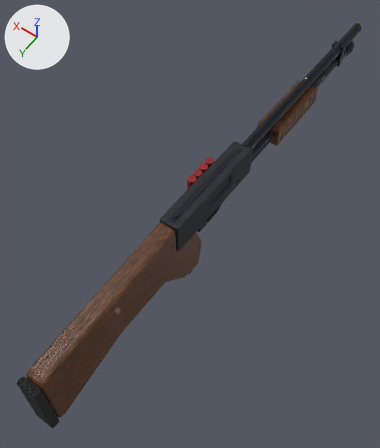
A saved change to the glTF model assets/models/gun_pump.glb.
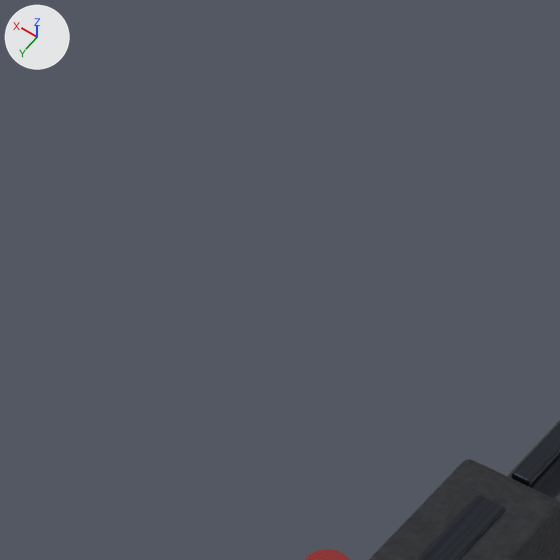
Each version is shown whole from a 50 mm lens placed at (-0.368, 0.539, 0.841), pointed at (0.01, 0.01, 0.009), then close up on the part from 40% to 66% of the width and 13% to 36% of the height. Arrows for +X, +Y and +Z are at upper left; the lights stay in place. The last two pictures show the newer version. The close-ups show mesh edges as thin lines. Where no turn or scale is listed for an object, it has been applied to the vertices.

In view in the first close-up: 'gun_pump'.
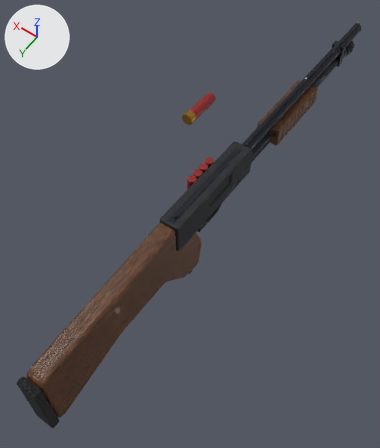
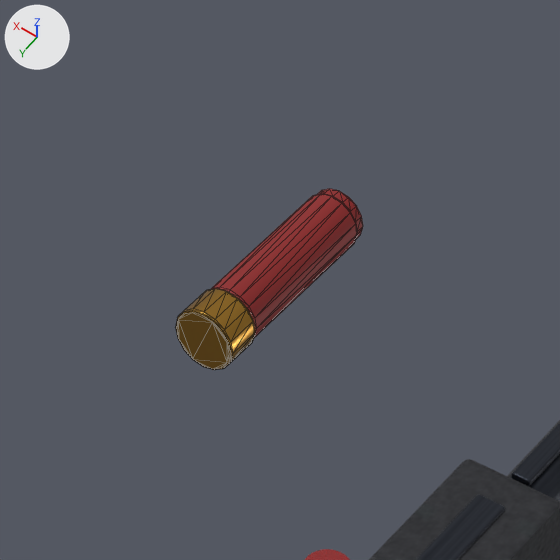
Diff of the bpy script that builds the scene:
```diff
--- a/assets/models/gun_pump.glb.py
+++ b/assets/models/gun_pump.glb.py
@@ me_cylinder_015 @@
+me_cylinder_015.from_pydata(...)  # 224 vertices, 436 faces; spans x -0.0098..0.0098, y -0.035..0.032, z -0.0098..0.0098
+# faces by material slot: [248, 188]
+me_cylinder_015.materials.append(mat_gun_shell)  # red #8c1a1a
+me_cylinder_015.materials.append(mat_gun_brass)  # orange #b8893a
@@ ob_x_shell @@
+ob_x_shell = bpy.data.objects.new('x_shell', me_cylinder_015)
+ob_x_shell.location = (0.0, 0.0, 0.3)
```

Location of each change, (x1, y1, x2, y2) in pixels of the close-ups (560 x 560 px):
'x_shell', added
    after: (176, 189, 363, 370)
    faces in mat_gun_shell (red #8c1a1a): (211, 189, 363, 337)
    faces in mat_gun_brass (orange #b8893a): (176, 288, 255, 370)
